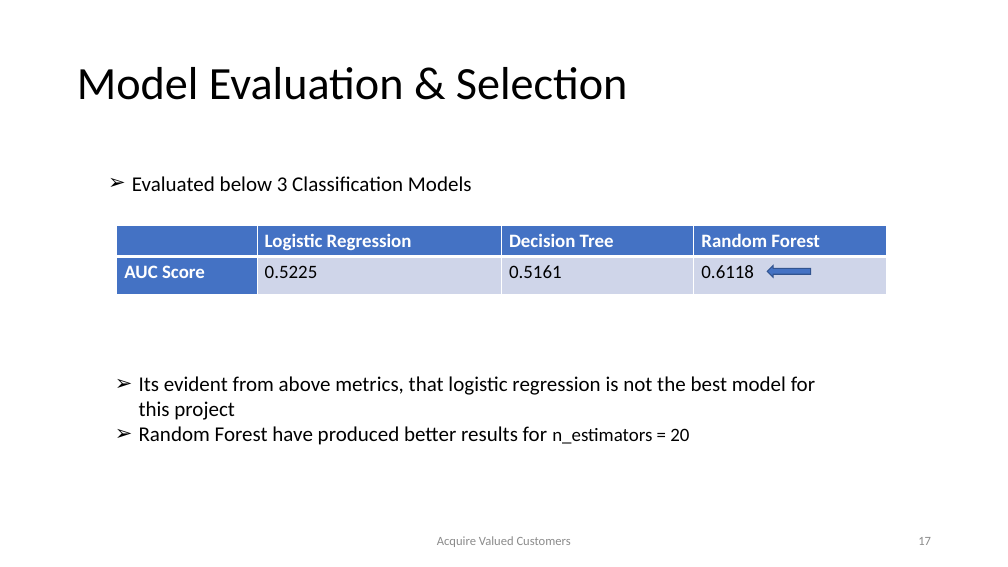
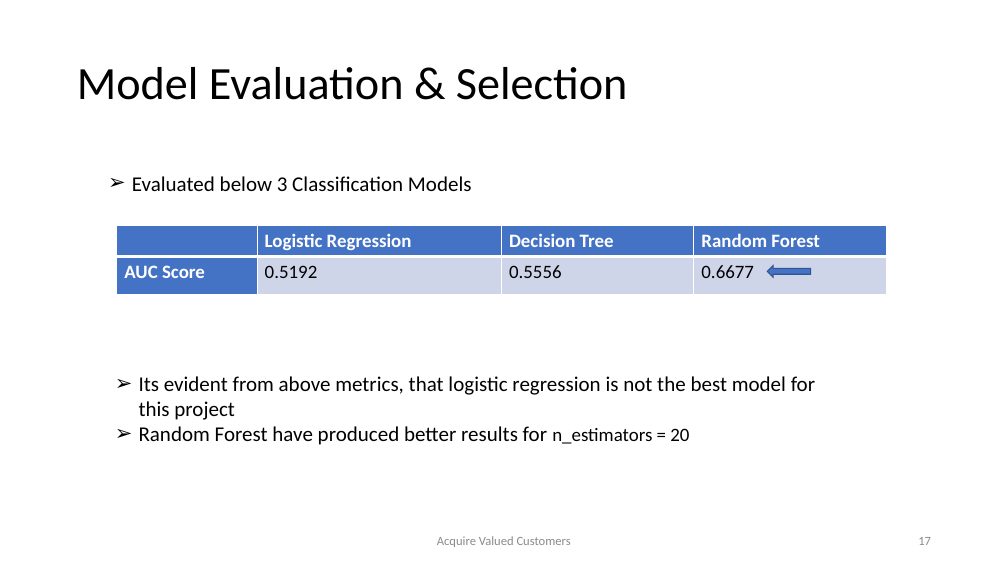
Before and after one commit to samudassir/acquirevaluedcustomers, a slide deck: slide 17 of project_report/project_presentation_II.pptx. Drawn at 1008x567 pixels with LibreOffice and Linux fonts; fonts in the diff are those of the drawing. Boxes give left, top, right and bottom in pixels: in the first picture for what was removed or moved away, otherwise in the second. Text is boxed around its words. In the diff, an @@ line names an element or a change of style, - is before the commit and + after.

Commit message:
model building

```diff
--- a/project_report/project_presentation_II.pptx
+++ b/project_report/project_presentation_II.pptx
@@ table at <box>117,226,886,294</box> @@
-row 2: AUC Score | 0.5225 | 0.5161 | 0.6118
+row 2: AUC Score | 0.5192 | 0.5556 | 0.6677
```
Also in this commit, not shown: 4 other slides changed, 1 slide removed, 4 other files.
